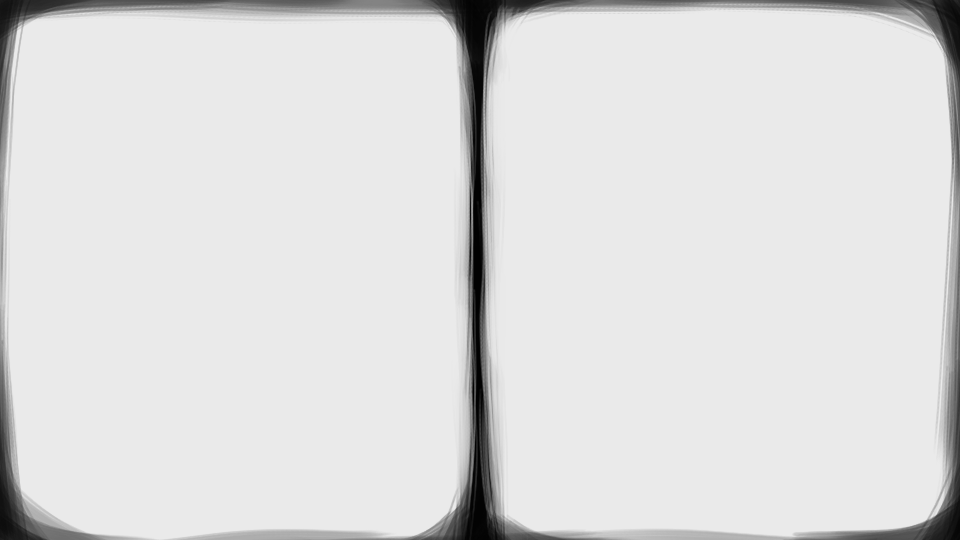
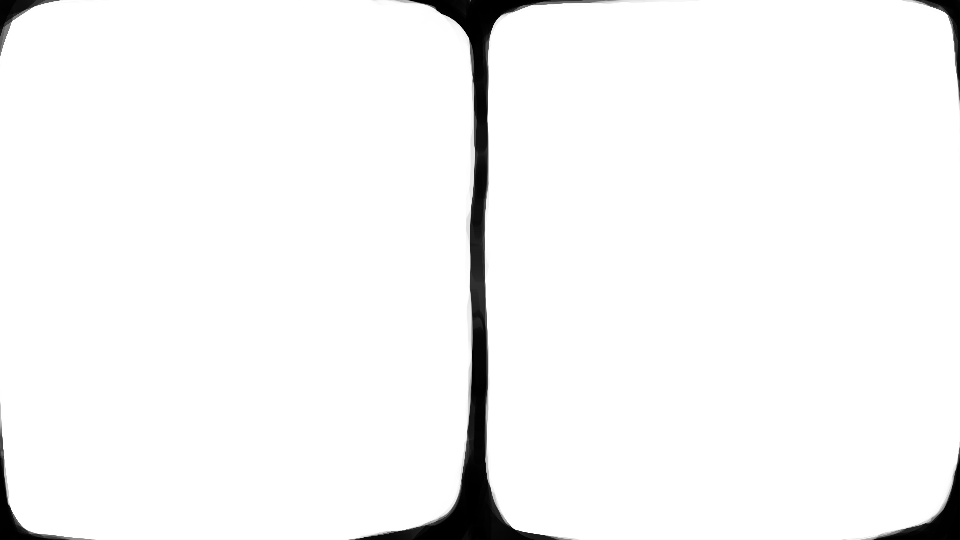
Layered file, before and after one edit (960 x 540). Changes by layer:
renamed "Paint Layer 3" to "Paint Layer 4", painted on it over [0, 0, 960, 540]
